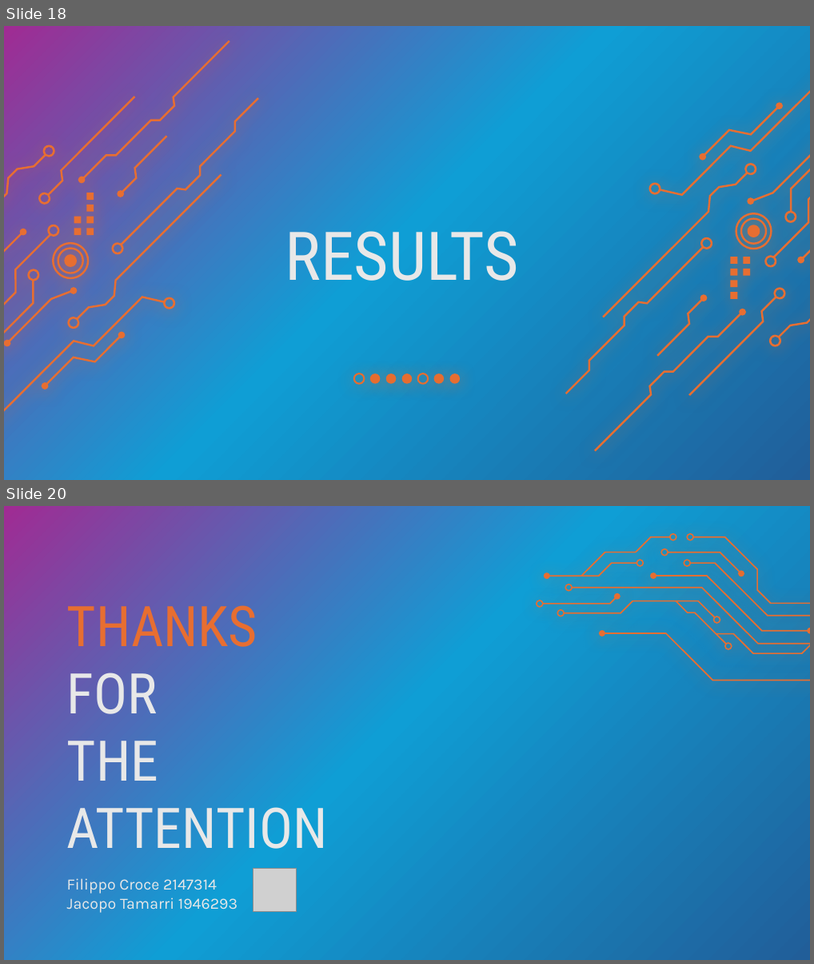
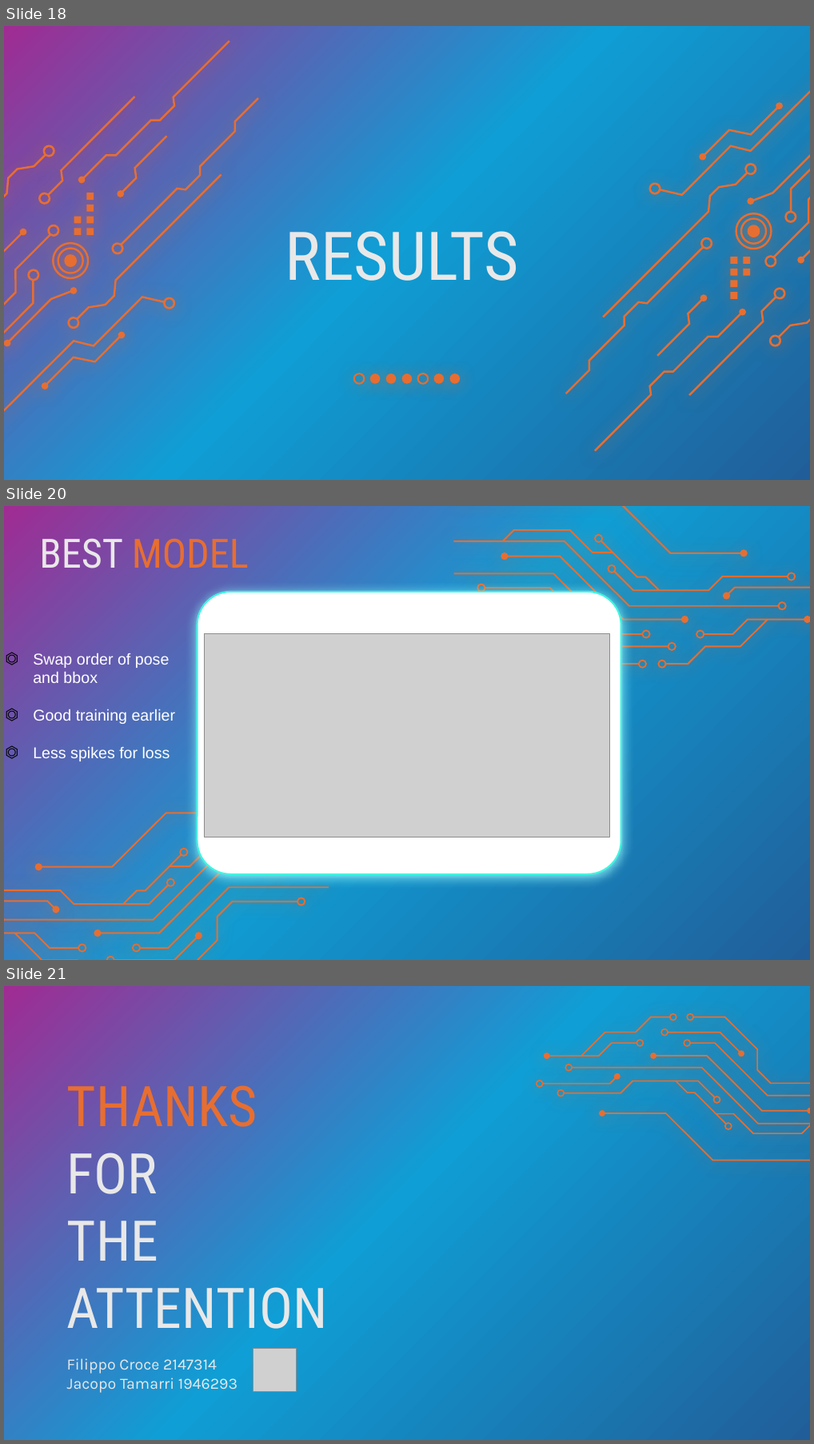
Before and after one commit to FilippoCrc/Predicting-Pedestrian-Intention, a slide deck: Pedestrian_Crossing_intention_.pptx. Shown one above the other, each under a label of ours: slides 18 and 20 before the commit, slides 18, 20 and 21 after it; the slides between them are not shown. The pictures are 814x964 and 814x1444 pixels, drawn with LibreOffice and Linux fonts; fonts in the diff are those of the drawing; grey boxes stand for pictures. Boxes give left, top, right and bottom in pixels: in the first picture for what was removed or moved away, otherwise in the second. Text is boxed around its words. In the diff, an @@ line names an element or a change of style, - is before the commit and + after.

```diff
--- a/Pedestrian_Crossing_intention_.pptx
+++ b/Pedestrian_Crossing_intention_.pptx
@@ slide 20 added at (4,506,810,960), background gradient #A02B93 to #0F9ED5 to #215E99 @@
@@ title added at (39,539,249,568), 36 pt, text #E76E31 @@
+BEST MODEL
@@ group added at (454,506,810,668): 8 freeform shapes @@
@@ rounded rectangle added at (198,592,622,874), fill #FFFFFF, outline #3FF5E1 1.5 pt @@
@@ picture added at (204,633,610,836) @@
@@ text added at (33,653,175,761), 14 pt, text #FFFFFF @@
+⏣ Swap order of pose and bbox
+⏣ Good training earlier
+⏣ Less spikes for loss
@@ group added at (4,812,329,960): 8 freeform shapes @@
@@ what was slide 20 is now slide 21 @@
```
Also in this commit, not shown: 1 slide changed, 1 other file.
